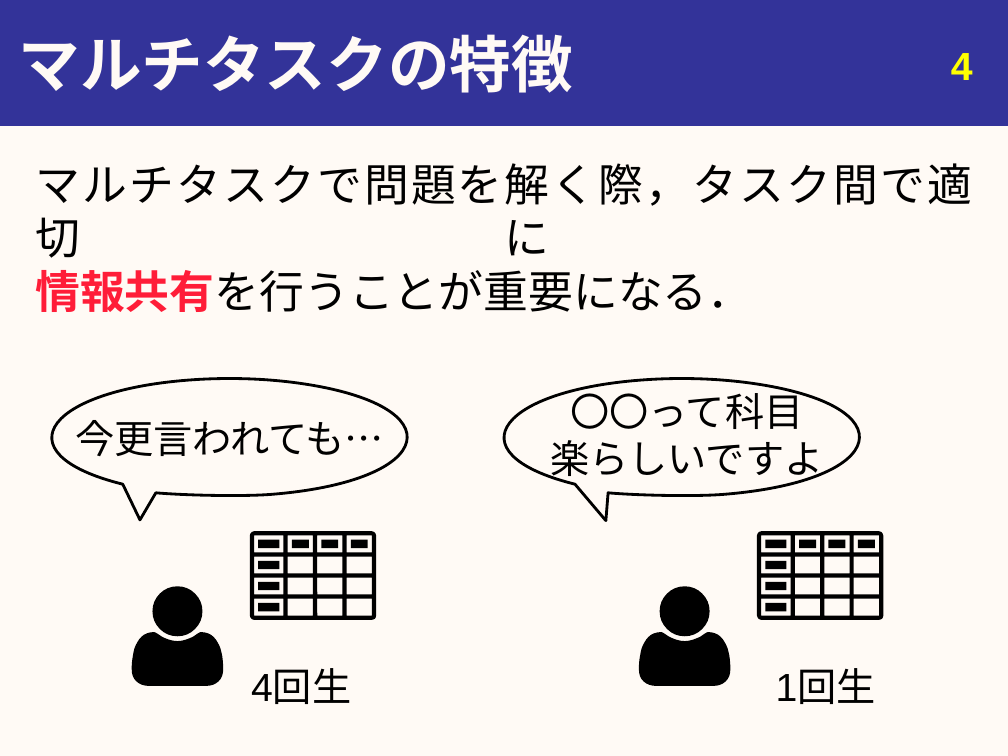
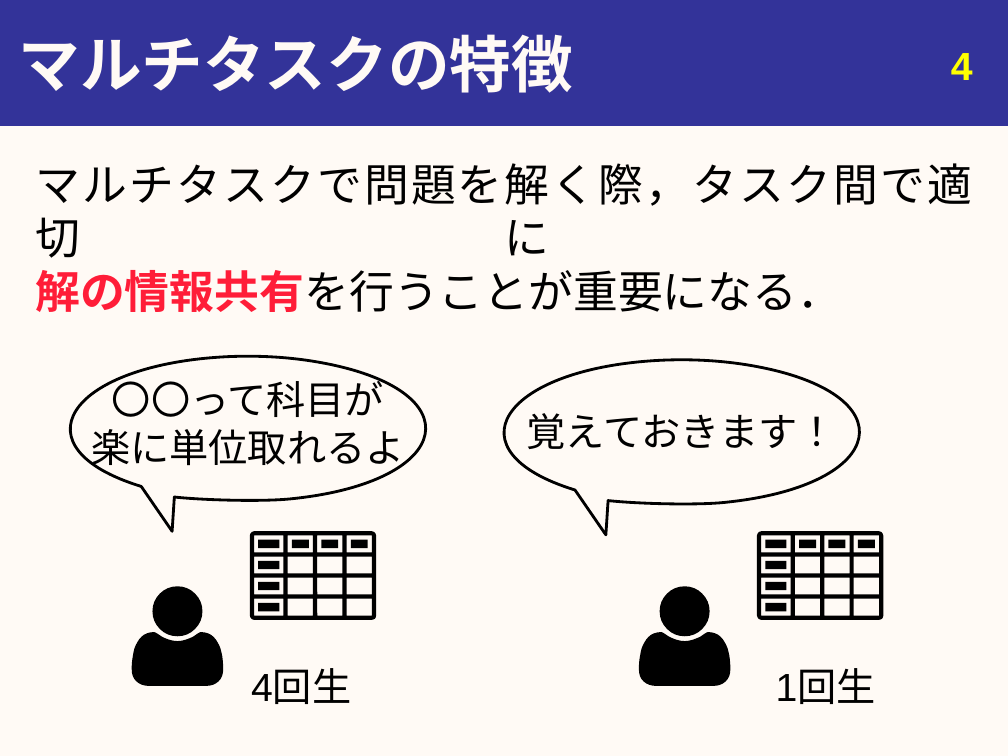
Before and after one commit to youle921/Slide-maintain, a slide deck: slide 5 of abstract/Slides/bachelor_thesis.pptx. Drawn at 1008x756 pixels with LibreOffice and Linux fonts; fonts in the diff are those of the drawing. Boxes give left, top, right and bottom in pixels: in the first picture for what was removed or moved away, otherwise in the second. Text is boxed around its words. In the diff, an @@ line names an element or a change of style, - is before the commit and + after.

```diff
--- a/abstract/Slides/bachelor_thesis.pptx
+++ b/abstract/Slides/bachelor_thesis.pptx
@@ text at box(35, 163, 972, 312): text changed @@
-マルチタスクで問題を解く際，タスク間で適切に
-情報共有を行うことが重要になる．
+マルチタスクで問題を解く際，タスク間で適切に
+解の情報共有を行うことが重要になる．
@@ freeform shape: place and size @@
-freeform shape at box(51, 379, 407, 520)
+freeform shape at box(71, 356, 426, 531)
@@ text added at box(91, 375, 404, 473), 28 pt, text #000000 @@
+〇〇って科目が
+楽に単位取れるよ
@@ freeform shape: place and size @@
-freeform shape at box(504, 379, 860, 521)
+freeform shape at box(504, 360, 860, 535)
@@ text at box(527, 413, 837, 449): text changed @@
-〇〇って科目
-楽らしいですよ
+覚えておきます！
@@ text removed at box(75, 420, 383, 456) @@
-今更言われても…
```
Also in this commit, not shown: 14 other slides changed, 4 slides added, 2 slides removed, 9 other files.
